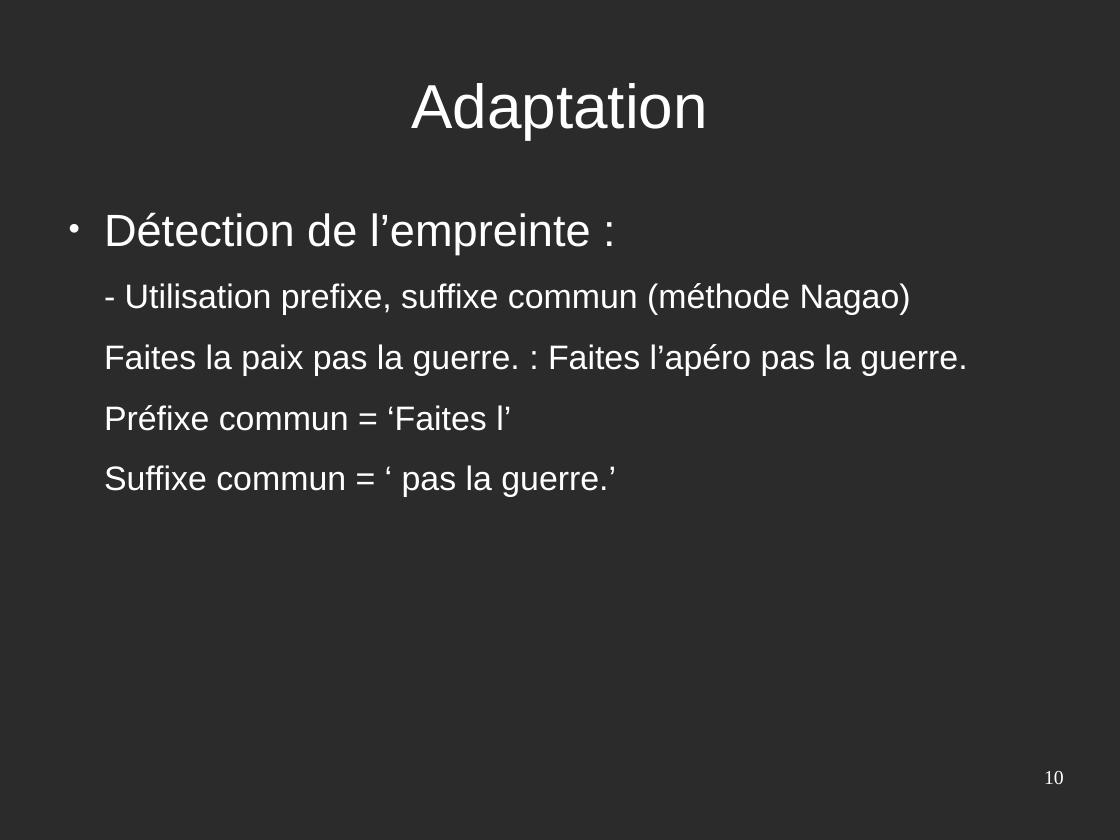
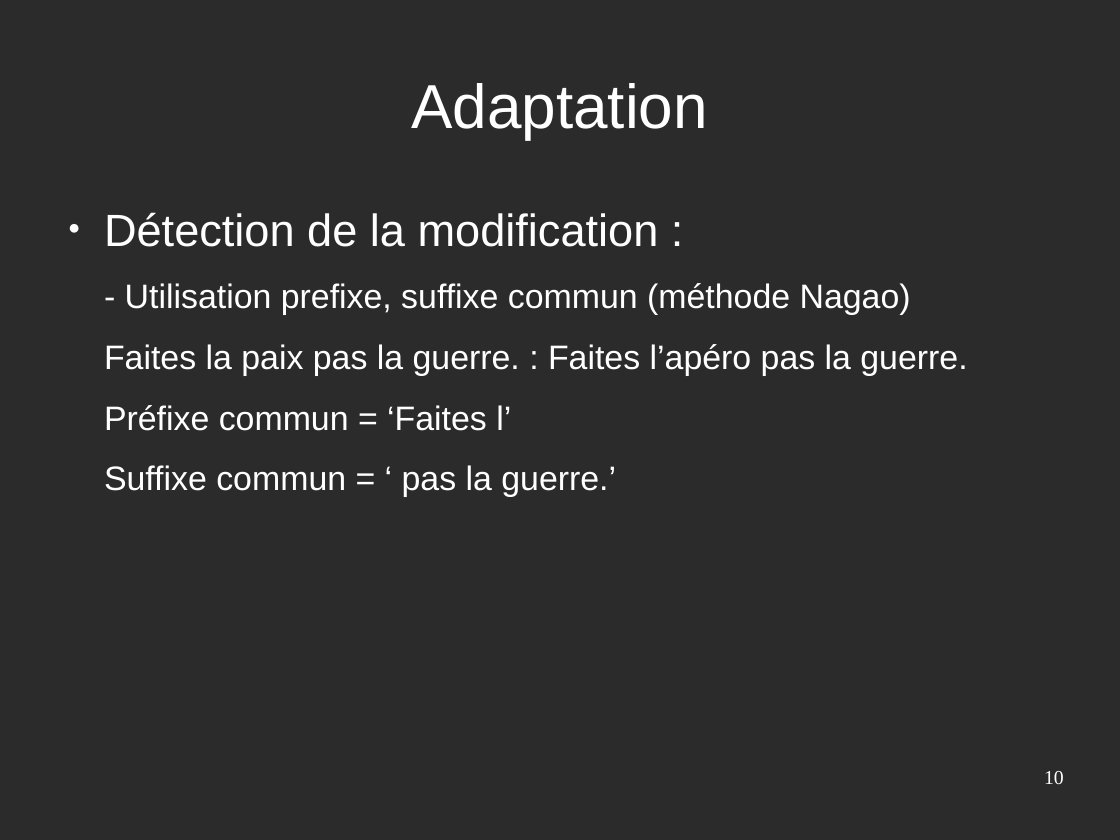
Before and after one commit to Sle3pingForest/StageL3, a slide deck: slide 10 of RapportAndre/pres.odp. Drawn at 1120x840 pixels with LibreOffice and Linux fonts; fonts in the diff are those of the drawing; background and template pictures are left out; a plain dark background stands for a picture behind light text. Boxes give left, top, right and bottom in pixels: in the first picture for what was removed or moved away, otherwise in the second. Text is boxed around its words. In the diff, an @@ line names an element or a change of style, - is before the commit and + after.

```diff
--- a/RapportAndre/pres.odp
+++ b/RapportAndre/pres.odp
@@ text at bbox=[104, 212, 659, 247]: text changed @@
-● Détection de l’empreinte :
+● Détection de la modification :
```
Also in this commit, not shown: 2 slides added, 1 slide removed, 18 other files.
